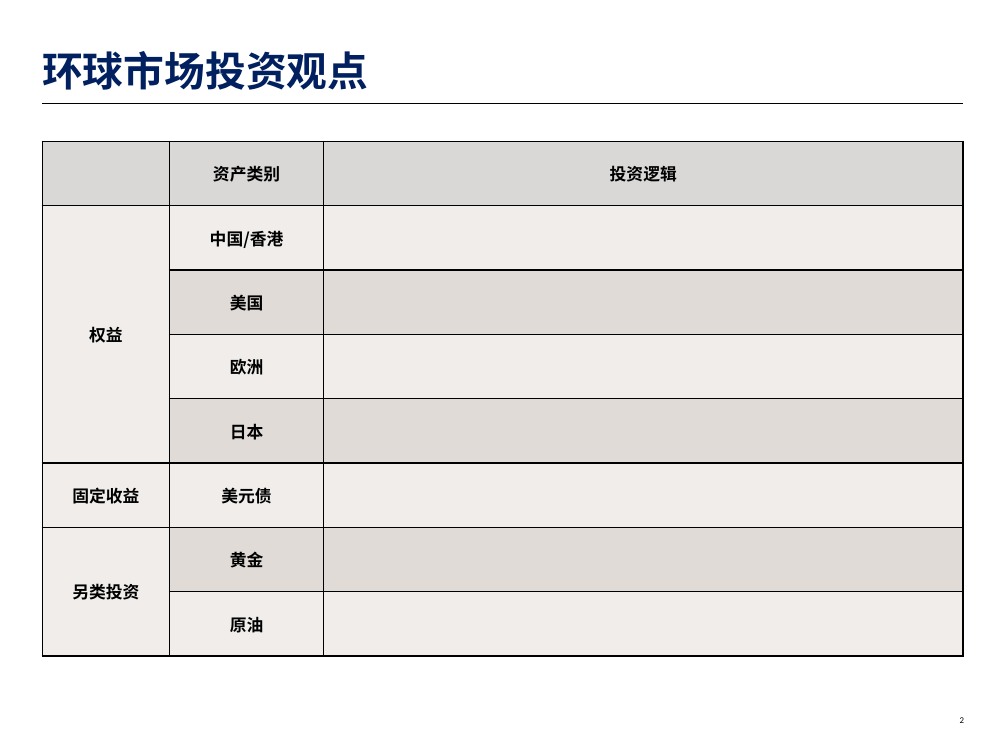
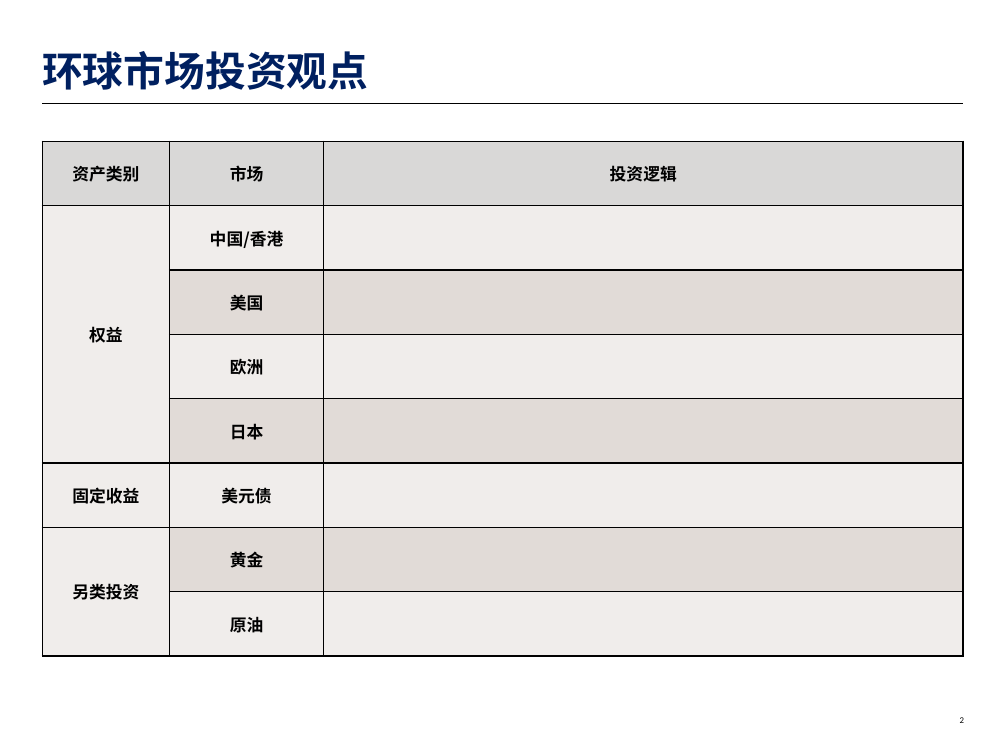
Before and after one commit to Charlotte-fargo/ai_ppt, a slide deck: slide 2 of template/AI PPT v2.pptx. Drawn at 1008x756 pixels with LibreOffice and Linux fonts; fonts in the diff are those of the drawing; background and template pictures are left out. Boxes give left, top, right and bottom in pixels: in the first picture for what was removed or moved away, otherwise in the second. Text is boxed around its words. In the diff, an @@ line names an element or a change of style, - is before the commit and + after.

```diff
--- a/template/AI PPT v2.pptx
+++ b/template/AI PPT v2.pptx
@@ table at <box>42,141,963,656</box> @@
-row 1, column 1: 
+row 1, column 1: 资产类别
-row 1, column 2: 资产类别
+row 1, column 2: 市场
```
Also in this commit, not shown: 3 other files.
